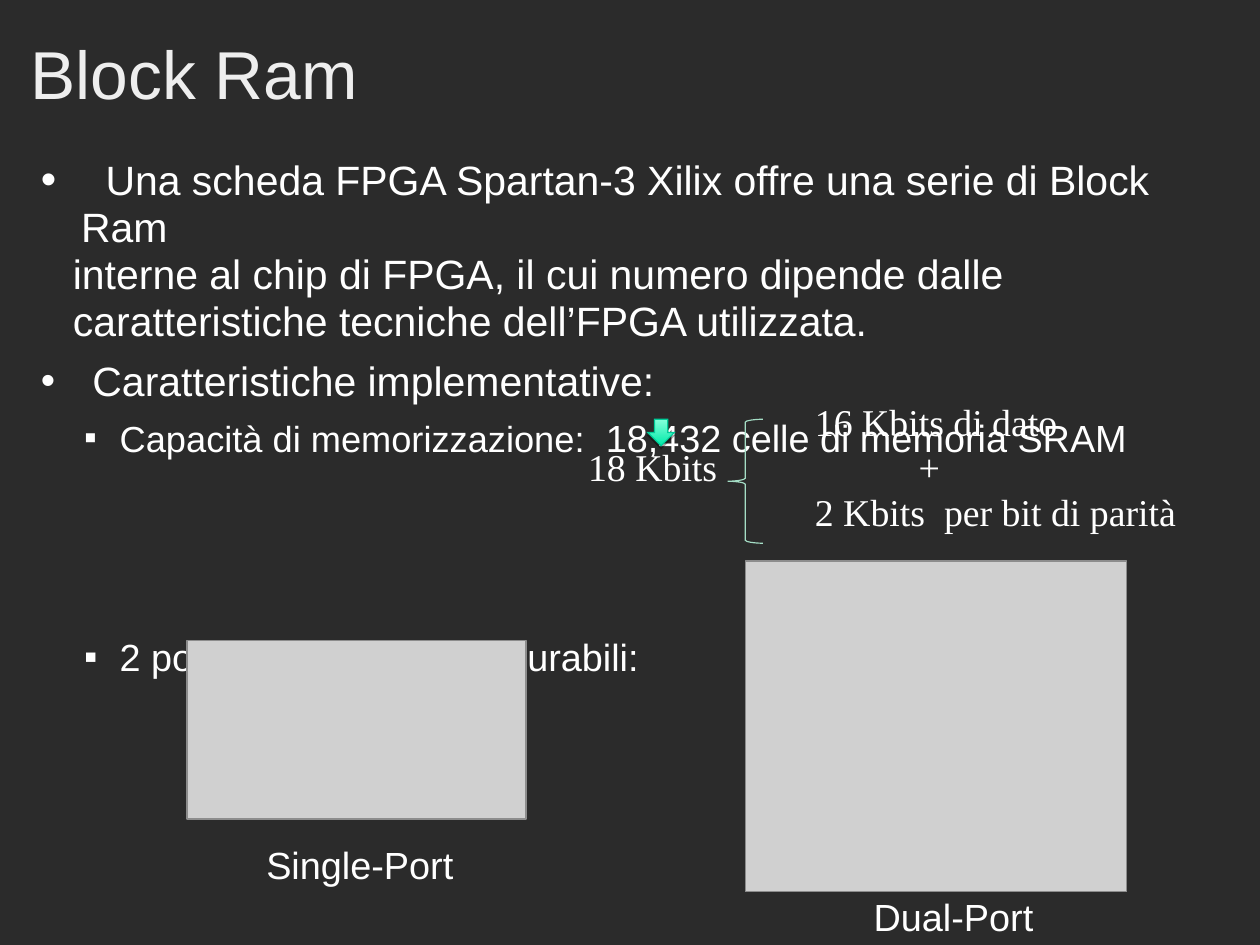
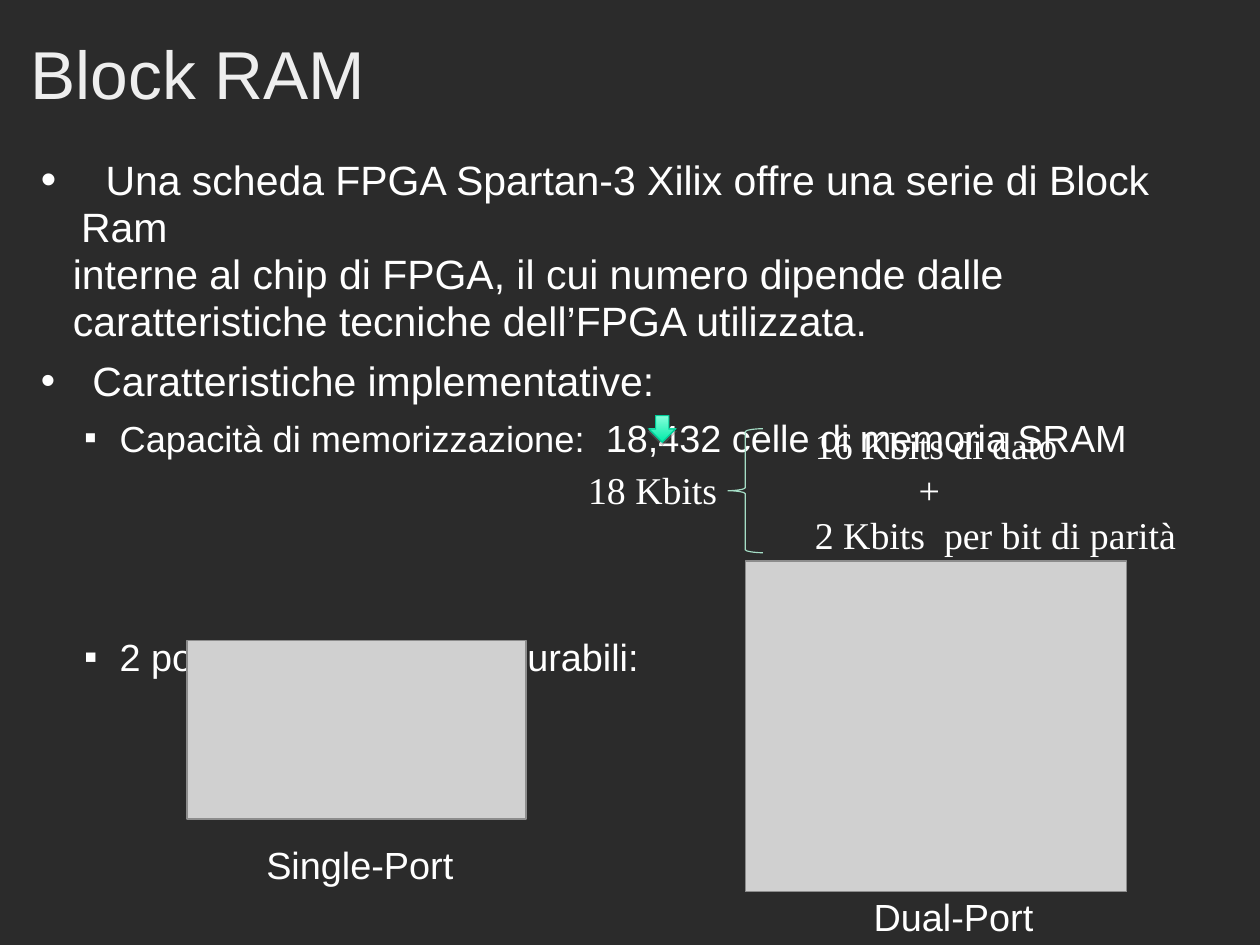
Before and after one commit to Muffo/dlxcache, a slide deck: slide 27 of Presentazione_Progetto_Cache.ppt. Drawn at 1260x945 pixels with LibreOffice and Linux fonts; fonts in the diff are those of the drawing; grey boxes stand for pictures; background and template pictures are left out; a plain dark background stands for a picture behind light text. Boxes give left, top, right and bottom in pixels: in the first picture for what was removed or moved away, otherwise in the second. Text is boxed around its words. In the diff, an @@ line names an element or a change of style, - is before the commit and + after.

```diff
--- a/Presentazione_Progetto_Cache.ppt
+++ b/Presentazione_Progetto_Cache.ppt
@@ title at (x1=31, y1=50, x2=365, y2=100): text changed @@
-Block Ram
+Block RAM
@@ text "16 Kbits di dato" moved from (x1=588, y1=409, x2=1176, y2=534) to (x1=588, y1=430, x2=1176, y2=557) @@
@@ down arrow moved from (x1=648, y1=420, x2=674, y2=446) to (x1=649, y1=416, x2=675, y2=442) @@
@@ down arrow at (x1=649, y1=416, x2=675, y2=442): fill gradient #00EBA8 to #85FFDB to gradient #85FFDB to #00EBA8; shadow changed @@
@@ freeform shape moved from (x1=727, y1=420, x2=762, y2=543) to (x1=727, y1=429, x2=762, y2=552) @@
```
Also in this commit, not shown: 14 other slides changed, 6 other files.
